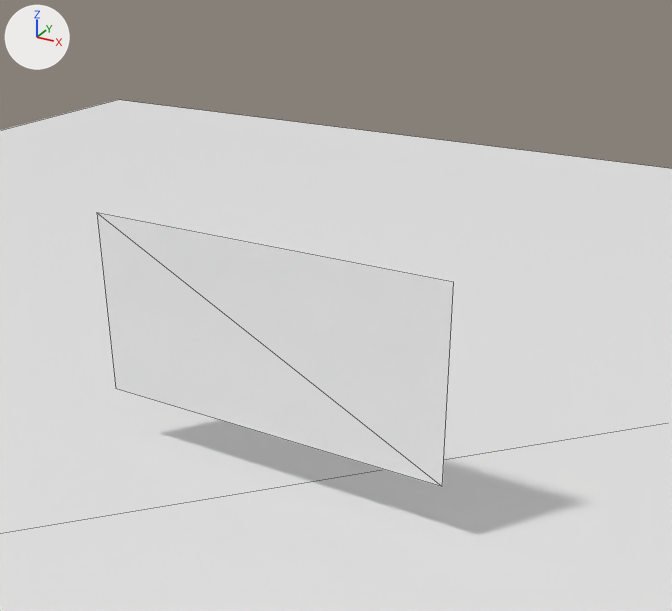
An edit to the glTF model src/MainVisual/assets/scene/scene.glb, drawn before and after from the same camera.
The view is the same before and after, from a 50 mm camera at (6.02, -8.95, 7.47) aimed at (1.15, -0.1, 3.05). Arrows for +X, +Y and +Z are at upper left; the lights stay in place. Mesh edges are drawn as thin lines. Where no turn or scale is listed for an object, it has been applied to the vertices.

Names of what the first picture shows: 'Ground', 'Screen'.
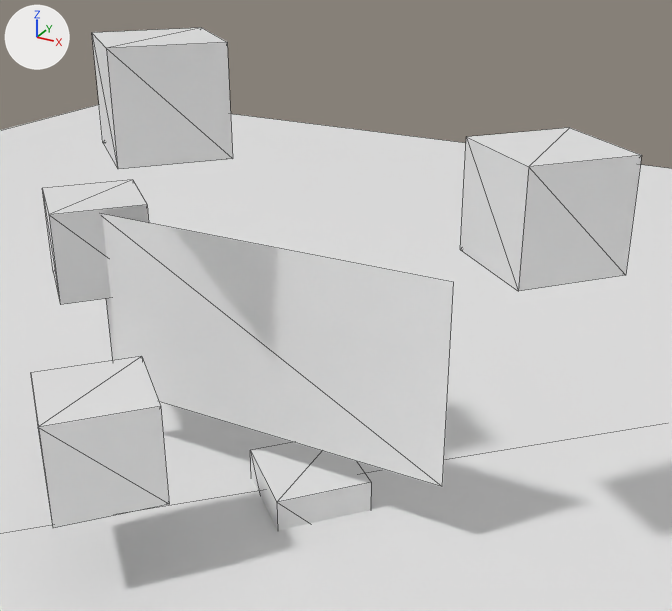
Where the change shows, as pixel boxes (x1, y1, x2, y2) in the pictures (672 x 611 px):
'Cube.002', added: after (460, 128, 642, 291)
'Cube.001', added: after (31, 356, 169, 528)
'Cube.003', added: after (92, 28, 233, 169)
'Cube.004', added: after (42, 180, 149, 305)
'Cube', added: after (250, 442, 371, 530)

Diff of the bpy script that builds the scene:
```diff
--- a/src/MainVisual/assets/scene/scene.glb.py
+++ b/src/MainVisual/assets/scene/scene.glb.py
@@ me_cube_004 @@
+me_cube_004.from_pydata([(-0.06, 0.91, 0.64), (-0.06, 0.91, -0.64), (-0.91, -0.06, -0.64), (-0.91, -0.06, 0.64), (0.91, 0.06, 0.64), (0.91, 0.06, -0.64), (0.06, -0.91, 0.64), (0.06, -0.91, -0.64)], [], [(0, 1, 2), (0, 2, 3), (4, 5, 1), (4, 1, 0), (6, 7, 5), (6, 5, 4), (3, 2, 7), (3, 7, 6), (2, 1, 5), (2, 5, 7), (6, 4, 0), (6, 0, 3)])
@@ ob_cube_004 @@
+ob_cube_004 = bpy.data.objects.new('Cube.004', me_cube_004)
+ob_cube_004.location = (-2.99, 0.4, 3.0)
@@ ob_cube_003 @@
+ob_cube_003 = bpy.data.objects.new('Cube.003', me_cube_004.copy())
+ob_cube_003.location = (-0.91, -0.49, 5.39)
@@ ob_cube_002 @@
+ob_cube_002 = bpy.data.objects.new('Cube.002', me_cube_004.copy())
+ob_cube_002.location = (3.38, 0.46, 4.47)
@@ ob_cube_001 @@
+ob_cube_001 = bpy.data.objects.new('Cube.001', me_cube_004.copy())
+ob_cube_001.location = (-0.84, -2.16, 1.75)
@@ ob_cube @@
+ob_cube = bpy.data.objects.new('Cube', me_cube_004.copy())
+ob_cube.location = (0.56, 0.22, -0.21)
```
